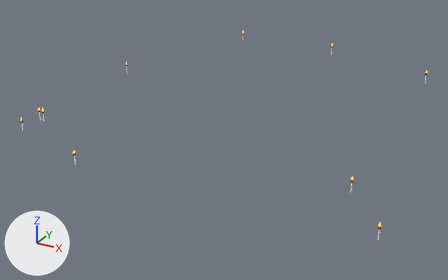
A saved change to the glTF model assets/models/mine_reference/details.glb.
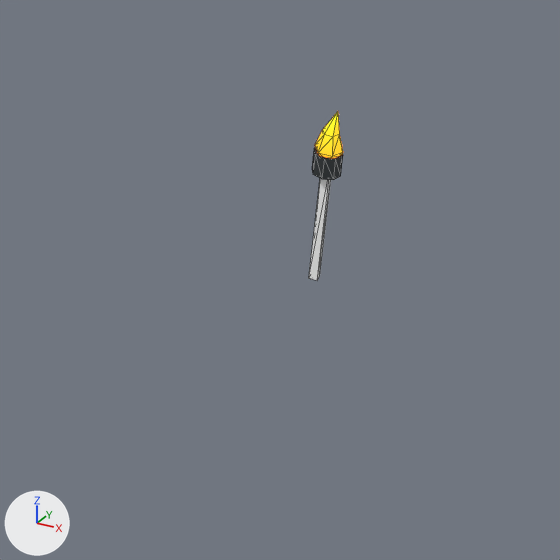
Each version is shown whole from a 50 mm camera at (46.4, -113.9, 49.3) aimed at (-10.8, -9.8, -2.7), then close up on the part from 77% to 90% of the width and 75% to 97% of the height. Lighting does not change. The marker at lower left points along +X, +Y and +Z. The older version's two pictures come first. The close-ups show mesh edges as thin lines. Vertices at exactly the same position are counted once.

The first close-up shows 'details_Mine_Flame', 'details_Mine_Metal', 'details_Mine_Wood'.
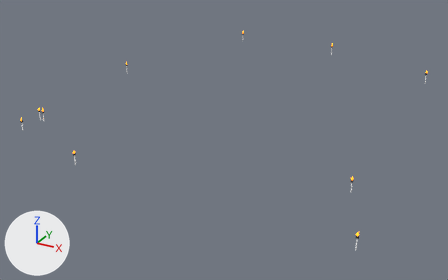
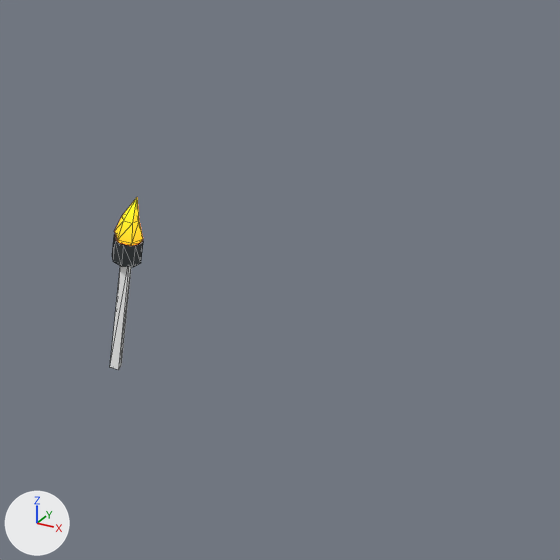
The change, as JSON lines over the scene's bpy script:
```json
{"block": "me_flametongue_034", "where": "# used by ob_details_mine_flame; location = (-47.0, -25.0, 2.52)"}
{"op": "remove", "block": "me_flametongue_034", "code": "me_flametongue_034.from_pydata(...)  # 200 vertices, 360 faces; spans x -0.2..76.2, y -13.2..55.2, z -0.4..7.6"}
{"op": "add", "block": "me_flametongue_034", "code": "me_flametongue_034.from_pydata(...)  # 200 vertices, 360 faces; spans x -0.2..74.2, y -15.2..55.2, z -0.4..7.6"}
{"block": "me_flametongue_034", "change": "me_flametongue_034 part 1: the loose piece of 20 vertices spanning x 75.8..76.2, y -11.2..-10.8, z -0.4..0.6 is moved by (-2.0, -4.0, 0.0)"}
{"block": "me_cylinder_078", "where": "# used by ob_details_mine_metal; location = (-47.0, -25.0, 2.15)"}
{"op": "remove", "block": "me_cylinder_078", "code": "me_cylinder_078.from_pydata(...)  # 160 vertices, 280 faces; spans x -0.2..76.2, y -13.2..55.2, z -0.2..7.2"}
{"op": "add", "block": "me_cylinder_078", "code": "me_cylinder_078.from_pydata(...)  # 160 vertices, 280 faces; spans x -0.2..74.2, y -15.2..55.2, z -0.2..7.2"}
{"block": "me_cylinder_078", "change": "me_cylinder_078 part 2: the loose piece of 16 vertices spanning x 75.8..76.2, y -11.2..-10.8, z -0.2..0.2 is moved by (-2.0, -4.0, 0.0)"}
{"block": "me_torchpole_034", "where": "# used by ob_details_mine_wood; location = (-47.0, -25.0, 1.1)"}
{"op": "remove", "block": "me_torchpole_034", "code": "me_torchpole_034.from_pydata(...)  # 80 vertices, 120 faces; spans x -0.1..76.1, y -13.1..55.1, z -1.1..8.1"}
{"op": "add", "block": "me_torchpole_034", "code": "me_torchpole_034.from_pydata(...)  # 80 vertices, 120 faces; spans x -0.1..74.1, y -15.1..55.1, z -1.1..8.1"}
{"block": "me_torchpole_034", "change": "me_torchpole_034 part 3: the loose piece of 8 vertices spanning x 75.9..76.1, y -11.1..-10.9, z -1.1..1.1 is moved by (-2.0, -4.0, 0.0)"}
```

What differs and where, as boxes [x1, y1, x2, y2] in the close-ups (560 x 560 px):
```json
{"object": "details_Mine_Wood", "change": "reshaped", "before": [309, 178, 331, 280], "after": [110, 266, 131, 370]}
{"object": "details_Mine_Flame", "change": "reshaped", "before": [315, 112, 343, 159], "after": [115, 197, 143, 246]}
{"object": "details_Mine_Metal", "change": "reshaped", "before": [312, 148, 343, 180], "after": [112, 234, 143, 267]}
```
